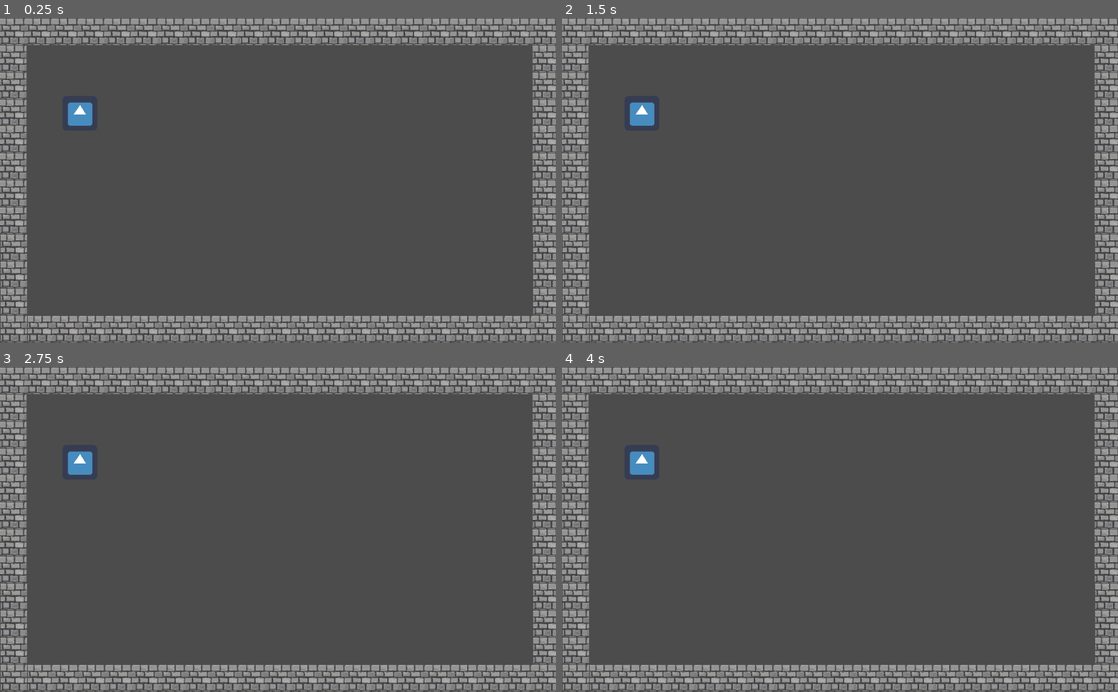
Above: before the commit, frames 1-4 (two rows, left to right).
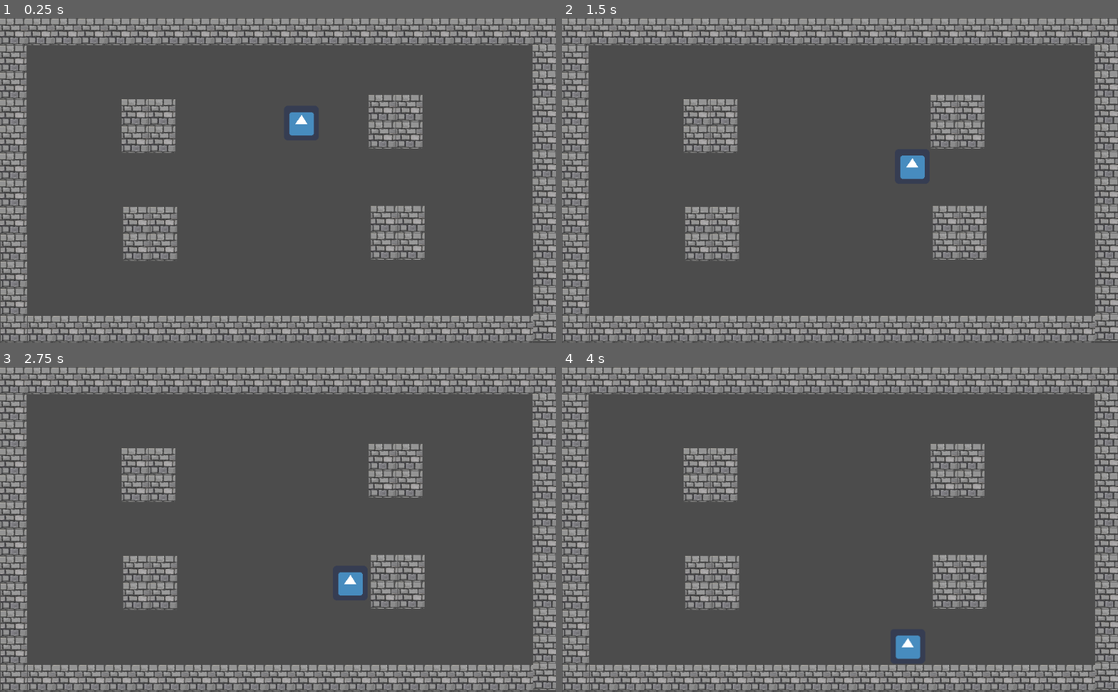
Above: after the commit, the same moments.

Repository: rakso-dev/intro-ia-godot
Game: Godot game, scene res://dept.tscn
The game is run twice, just before and just after one commit, with the same random seed, the same clock (stepped at 60 frames per second) and the same inputs. The engine's default icon, where the game draws it, is replaced by a stand-in: a white triangle on a blue panel in a dark square.
Inputs:
- Up to frame 1 (0.25 s): no input
- Up to frame 2 (1.5 s): no input
- Up to frame 3 (2.75 s): no input
- Up to frame 4 (4 s): no input

The runs differ from the first frame. In frame 1, 6.6% of the frame differs, in the area x 12-100%, y 8-100%; in frame 2, 6.6%; in frame 3, 6.6%; in frame 4, 6.6%.

Commit message:
small changes

Diff:
--- a/Departamento/Bot.gd
+++ b/Departamento/Bot.gd
@@ -1,16 +1,25 @@
 extends KinematicBody2D
+var mov = Vector2()
 
-
-# Declare member variables here. Examples:
-# var a = 2
-# var b = "text"
-
-
-# Called when the node enters the scene tree for the first time.
 func _ready():
+	mov.x = 200
+	mov.y = 0
 	pass # Replace with function body.
 
 
 # Called every frame. 'delta' is the elapsed time since the previous frame.
-#func _process(delta):
-#	pass
+func _process(delta):
+	if $right.is_colliding():# and $up.is_colliding():
+		mov.x = 0
+		mov.y = 100
+	if $down.is_colliding() :#and $left.is_colliding():
+		mov.x = -100
+		mov.y = 0
+	if $left.is_colliding() :#and $down.is_colliding():
+		mov.x = 0
+		mov.y = -100
+	if $up.is_colliding() :#and $right.is_colliding():
+		mov.x = 100
+		mov.y = 0
+	move_and_collide(mov*delta)
+	pass
--- a/Departamento/dept.tscn
+++ b/Departamento/dept.tscn
@@ -1,7 +1,8 @@
-[gd_scene load_steps=5 format=2]
+[gd_scene load_steps=6 format=2]
 
 [ext_resource path="res://icon.png" type="Texture" id=1]
 [ext_resource path="res://wall.jpg" type="Texture" id=2]
+[ext_resource path="res://Bot.gd" type="Script" id=3]
 
 [sub_resource type="RectangleShape2D" id=1]
 extents = Vector2( 30, 29.5 )
@@ -12,29 +13,35 @@
 [node name="Node2D" type="Node2D"]
 position = Vector2( 0, 1 )
 
-[node name="KinematicBody2D" type="KinematicBody2D" parent="."]
-position = Vector2( 147, 175 )
-__meta__ = {
-"_edit_group_": true
-}
-
-[node name="CollisionShape2D" type="CollisionShape2D" parent="KinematicBody2D"]
+[node name="Bot" type="KinematicBody2D" parent="."]
+position = Vector2( 505, 193 )
+script = ExtResource( 3 )
+__meta__ = {
+"_edit_group_": true
+}
+
+[node name="CollisionShape2D" type="CollisionShape2D" parent="Bot"]
 position = Vector2( 0, -0.5 )
 shape = SubResource( 1 )
 
-[node name="Sprite" type="Sprite" parent="KinematicBody2D"]
+[node name="Sprite" type="Sprite" parent="Bot"]
 texture = ExtResource( 1 )
 
-[node name="down" type="RayCast2D" parent="KinematicBody2D"]
-
-[node name="up" type="RayCast2D" parent="KinematicBody2D"]
-cast_to = Vector2( 0, -50 )
-
-[node name="right" type="RayCast2D" parent="KinematicBody2D"]
-cast_to = Vector2( 50, 0 )
-
-[node name="left" type="RayCast2D" parent="KinematicBody2D"]
-cast_to = Vector2( -50, 0 )
+[node name="down" type="RayCast2D" parent="Bot"]
+enabled = true
+cast_to = Vector2( 0, 35 )
+
+[node name="up" type="RayCast2D" parent="Bot"]
+enabled = true
+cast_to = Vector2( 0, -35 )
+
+[node name="right" type="RayCast2D" parent="Bot"]
+enabled = true
+cast_to = Vector2( 35, 0 )
+
+[node name="left" type="RayCast2D" parent="Bot"]
+enabled = true
+cast_to = Vector2( -35, 0 )
 
 [node name="StaticBody2D" type="StaticBody2D" parent="."]
 position = Vector2( 10, 10 )
@@ -51,6 +58,246 @@
 scale = Vector2( 0.153125, 0.153125 )
 texture = ExtResource( 2 )
 
+[node name="StaticBody2D64" type="StaticBody2D" parent="."]
+position = Vector2( 284, 159 )
+__meta__ = {
+"_edit_group_": true
+}
+
+[node name="CollisionShape2D" type="CollisionShape2D" parent="StaticBody2D64"]
+position = Vector2( 14, 14.5 )
+shape = SubResource( 2 )
+
+[node name="Sprite" type="Sprite" parent="StaticBody2D64"]
+position = Vector2( 14.5, 14.5 )
+scale = Vector2( 0.153125, 0.153125 )
+texture = ExtResource( 2 )
+
+[node name="StaticBody2D63" type="StaticBody2D" parent="."]
+position = Vector2( 234, 159 )
+__meta__ = {
+"_edit_group_": true
+}
+
+[node name="CollisionShape2D" type="CollisionShape2D" parent="StaticBody2D63"]
+position = Vector2( 14, 14.5 )
+shape = SubResource( 2 )
+
+[node name="Sprite" type="Sprite" parent="StaticBody2D63"]
+position = Vector2( 14.5, 14.5 )
+scale = Vector2( 0.153125, 0.153125 )
+texture = ExtResource( 2 )
+
+[node name="StaticBody2D65" type="StaticBody2D" parent="."]
+position = Vector2( 284, 209 )
+__meta__ = {
+"_edit_group_": true
+}
+
+[node name="CollisionShape2D" type="CollisionShape2D" parent="StaticBody2D65"]
+position = Vector2( 14, 14.5 )
+shape = SubResource( 2 )
+
+[node name="Sprite" type="Sprite" parent="StaticBody2D65"]
+position = Vector2( 14.5, 14.5 )
+scale = Vector2( 0.153125, 0.153125 )
+texture = ExtResource( 2 )
+
+[node name="StaticBody2D66" type="StaticBody2D" parent="."]
+position = Vector2( 234, 209 )
+__meta__ = {
+"_edit_group_": true
+}
+
+[node name="CollisionShape2D" type="CollisionShape2D" parent="StaticBody2D66"]
+position = Vector2( 14, 14.5 )
+shape = SubResource( 2 )
+
+[node name="Sprite" type="Sprite" parent="StaticBody2D66"]
+position = Vector2( 14.5, 14.5 )
+scale = Vector2( 0.153125, 0.153125 )
+texture = ExtResource( 2 )
+
+[node name="StaticBody2D67" type="StaticBody2D" parent="."]
+position = Vector2( 287, 358 )
+__meta__ = {
+"_edit_group_": true
+}
+
+[node name="CollisionShape2D" type="CollisionShape2D" parent="StaticBody2D67"]
+position = Vector2( 14, 14.5 )
+shape = SubResource( 2 )
+
+[node name="Sprite" type="Sprite" parent="StaticBody2D67"]
+position = Vector2( 14.5, 14.5 )
+scale = Vector2( 0.153125, 0.153125 )
+texture = ExtResource( 2 )
+
+[node name="StaticBody2D68" type="StaticBody2D" parent="."]
+position = Vector2( 237, 358 )
+__meta__ = {
+"_edit_group_": true
+}
+
+[node name="CollisionShape2D" type="CollisionShape2D" parent="StaticBody2D68"]
+position = Vector2( 14, 14.5 )
+shape = SubResource( 2 )
+
+[node name="Sprite" type="Sprite" parent="StaticBody2D68"]
+position = Vector2( 14.5, 14.5 )
+scale = Vector2( 0.153125, 0.153125 )
+texture = ExtResource( 2 )
+
+[node name="StaticBody2D69" type="StaticBody2D" parent="."]
+position = Vector2( 287, 408 )
+__meta__ = {
+"_edit_group_": true
+}
+
+[node name="CollisionShape2D" type="CollisionShape2D" parent="StaticBody2D69"]
+position = Vector2( 14, 14.5 )
+shape = SubResource( 2 )
+
+[node name="Sprite" type="Sprite" parent="StaticBody2D69"]
+position = Vector2( 14.5, 14.5 )
+scale = Vector2( 0.153125, 0.153125 )
+texture = ExtResource( 2 )
+
+[node name="StaticBody2D70" type="StaticBody2D" parent="."]
+position = Vector2( 237, 408 )
+__meta__ = {
+"_edit_group_": true
+}
+
+[node name="CollisionShape2D" type="CollisionShape2D" parent="StaticBody2D70"]
+position = Vector2( 14, 14.5 )
+shape = SubResource( 2 )
+
+[node name="Sprite" type="Sprite" parent="StaticBody2D70"]
+position = Vector2( 14.5, 14.5 )
+scale = Vector2( 0.153125, 0.153125 )
+texture = ExtResource( 2 )
+
+[node name="StaticBody2D71" type="StaticBody2D" parent="."]
+position = Vector2( 739, 151 )
+__meta__ = {
+"_edit_group_": true
+}
+
+[node name="CollisionShape2D" type="CollisionShape2D" parent="StaticBody2D71"]
+position = Vector2( 14, 14.5 )
+shape = SubResource( 2 )
+
+[node name="Sprite" type="Sprite" parent="StaticBody2D71"]
+position = Vector2( 14.5, 14.5 )
+scale = Vector2( 0.153125, 0.153125 )
+texture = ExtResource( 2 )
+
+[node name="StaticBody2D72" type="StaticBody2D" parent="."]
+position = Vector2( 689, 151 )
+__meta__ = {
+"_edit_group_": true
+}
+
+[node name="CollisionShape2D" type="CollisionShape2D" parent="StaticBody2D72"]
+position = Vector2( 14, 14.5 )
+shape = SubResource( 2 )
+
+[node name="Sprite" type="Sprite" parent="StaticBody2D72"]
+position = Vector2( 14.5, 14.5 )
+scale = Vector2( 0.153125, 0.153125 )
+texture = ExtResource( 2 )
+
+[node name="StaticBody2D73" type="StaticBody2D" parent="."]
+position = Vector2( 739, 201 )
+__meta__ = {
+"_edit_group_": true
+}
+
+[node name="CollisionShape2D" type="CollisionShape2D" parent="StaticBody2D73"]
+position = Vector2( 14, 14.5 )
+shape = SubResource( 2 )
+
+[node name="Sprite" type="Sprite" parent="StaticBody2D73"]
+position = Vector2( 14.5, 14.5 )
+scale = Vector2( 0.153125, 0.153125 )
+texture = ExtResource( 2 )
+
+[node name="StaticBody2D74" type="StaticBody2D" parent="."]
+position = Vector2( 689, 201 )
+__meta__ = {
+"_edit_group_": true
+}
+
+[node name="CollisionShape2D" type="CollisionShape2D" parent="StaticBody2D74"]
+position = Vector2( 14, 14.5 )
+shape = SubResource( 2 )
+
+[node name="Sprite" type="Sprite" parent="StaticBody2D74"]
+position = Vector2( 14.5, 14.5 )
+scale = Vector2( 0.153125, 0.153125 )
+texture = ExtResource( 2 )
+
+[node name="StaticBody2D75" type="StaticBody2D" parent="."]
+position = Vector2( 743, 356 )
+__meta__ = {
+"_edit_group_": true
+}
+
+[node name="CollisionShape2D" type="CollisionShape2D" parent="StaticBody2D75"]
+position = Vector2( 14, 14.5 )
+shape = SubResource( 2 )
+
+[node name="Sprite" type="Sprite" parent="StaticBody2D75"]
+position = Vector2( 14.5, 14.5 )
+scale = Vector2( 0.153125, 0.153125 )
+texture = ExtResource( 2 )
+
+[node name="StaticBody2D76" type="StaticBody2D" parent="."]
+position = Vector2( 693, 356 )
+__meta__ = {
+"_edit_group_": true
+}
+
+[node name="CollisionShape2D" type="CollisionShape2D" parent="StaticBody2D76"]
+position = Vector2( 14, 14.5 )
+shape = SubResource( 2 )
+
+[node name="Sprite" type="Sprite" parent="StaticBody2D76"]
+position = Vector2( 14.5, 14.5 )
+scale = Vector2( 0.153125, 0.153125 )
+texture = ExtResource( 2 )
+
+[node name="StaticBody2D77" type="StaticBody2D" parent="."]
+position = Vector2( 743, 406 )
+__meta__ = {
+"_edit_group_": true
+}
+
+[node name="CollisionShape2D" type="CollisionShape2D" parent="StaticBody2D77"]
+position = Vector2( 14, 14.5 )
+shape = SubResource( 2 )
+
+[node name="Sprite" type="Sprite" parent="StaticBody2D77"]
+position = Vector2( 14.5, 14.5 )
+scale = Vector2( 0.153125, 0.153125 )
+texture = ExtResource( 2 )
+
+[node name="StaticBody2D78" type="StaticBody2D" parent="."]
+position = Vector2( 693, 406 )
+__meta__ = {
+"_edit_group_": true
+}
+
+[node name="CollisionShape2D" type="CollisionShape2D" parent="StaticBody2D78"]
+position = Vector2( 14, 14.5 )
+shape = SubResource( 2 )
+
+[node name="Sprite" type="Sprite" parent="StaticBody2D78"]
+position = Vector2( 14.5, 14.5 )
+scale = Vector2( 0.153125, 0.153125 )
+texture = ExtResource( 2 )
+
 [node name="StaticBody2D22" type="StaticBody2D" parent="."]
 position = Vector2( 10, 60 )
 __meta__ = {
@@ -202,7 +449,7 @@
 texture = ExtResource( 2 )
 
 [node name="StaticBody2D53" type="StaticBody2D" parent="."]
-position = Vector2( 991, 60 )
+position = Vector2( 991, 59 )
 __meta__ = {
 "_edit_group_": true
 }
@@ -217,7 +464,7 @@
 texture = ExtResource( 2 )
 
 [node name="StaticBody2D54" type="StaticBody2D" parent="."]
-position = Vector2( 991, 110 )
+position = Vector2( 991, 108 )
 __meta__ = {
 "_edit_group_": true
 }
@@ -232,7 +479,7 @@
 texture = ExtResource( 2 )
 
 [node name="StaticBody2D55" type="StaticBody2D" parent="."]
-position = Vector2( 991, 160 )
+position = Vector2( 991, 157 )
 __meta__ = {
 "_edit_group_": true
 }
@@ -247,7 +494,7 @@
 texture = ExtResource( 2 )
 
 [node name="StaticBody2D56" type="StaticBody2D" parent="."]
-position = Vector2( 991, 209 )
+position = Vector2( 991, 206 )
 __meta__ = {
 "_edit_group_": true
 }
@@ -262,7 +509,7 @@
 texture = ExtResource( 2 )
 
 [node name="StaticBody2D57" type="StaticBody2D" parent="."]
-position = Vector2( 991, 259 )
+position = Vector2( 991, 256 )
 __meta__ = {
 "_edit_group_": true
 }
@@ -277,7 +524,7 @@
 texture = ExtResource( 2 )
 
 [node name="StaticBody2D58" type="StaticBody2D" parent="."]
-position = Vector2( 991, 309 )
+position = Vector2( 991, 306 )
 __meta__ = {
 "_edit_group_": true
 }
@@ -292,7 +539,7 @@
 texture = ExtResource( 2 )
 
 [node name="StaticBody2D59" type="StaticBody2D" parent="."]
-position = Vector2( 991, 359 )
+position = Vector2( 991, 356 )
 __meta__ = {
 "_edit_group_": true
 }
@@ -307,7 +554,7 @@
 texture = ExtResource( 2 )
 
 [node name="StaticBody2D60" type="StaticBody2D" parent="."]
-position = Vector2( 992, 409 )
+position = Vector2( 992, 406 )
 __meta__ = {
 "_edit_group_": true
 }
@@ -322,7 +569,7 @@
 texture = ExtResource( 2 )
 
 [node name="StaticBody2D61" type="StaticBody2D" parent="."]
-position = Vector2( 992, 459 )
+position = Vector2( 992, 456 )
 __meta__ = {
 "_edit_group_": true
 }
@@ -337,7 +584,7 @@
 texture = ExtResource( 2 )
 
 [node name="StaticBody2D62" type="StaticBody2D" parent="."]
-position = Vector2( 992, 509 )
+position = Vector2( 992, 506 )
 __meta__ = {
 "_edit_group_": true
 }
@@ -952,7 +1199,7 @@
 texture = ExtResource( 2 )
 
 [node name="StaticBody2D52" type="StaticBody2D" parent="."]
-position = Vector2( 992, 559 )
+position = Vector2( 992, 556 )
 __meta__ = {
 "_edit_group_": true
 }
Not shown, added: Departamento.zip
